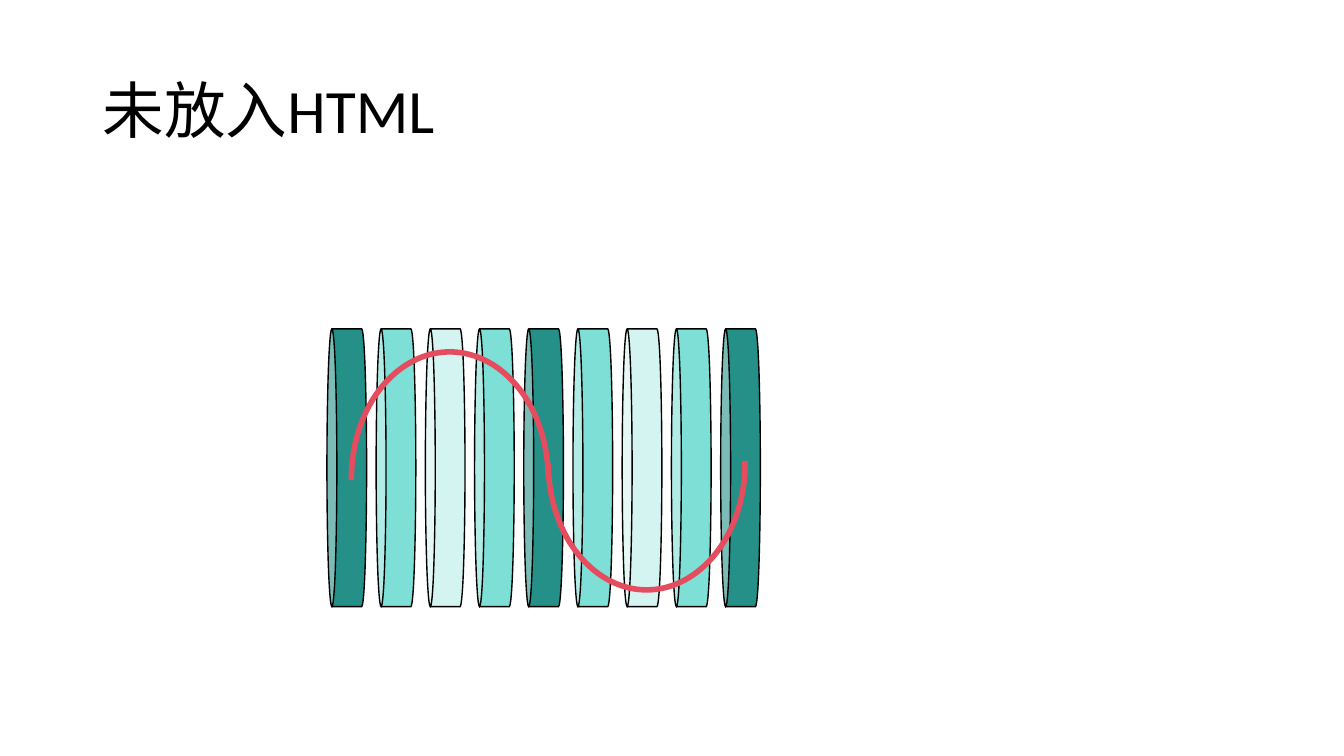
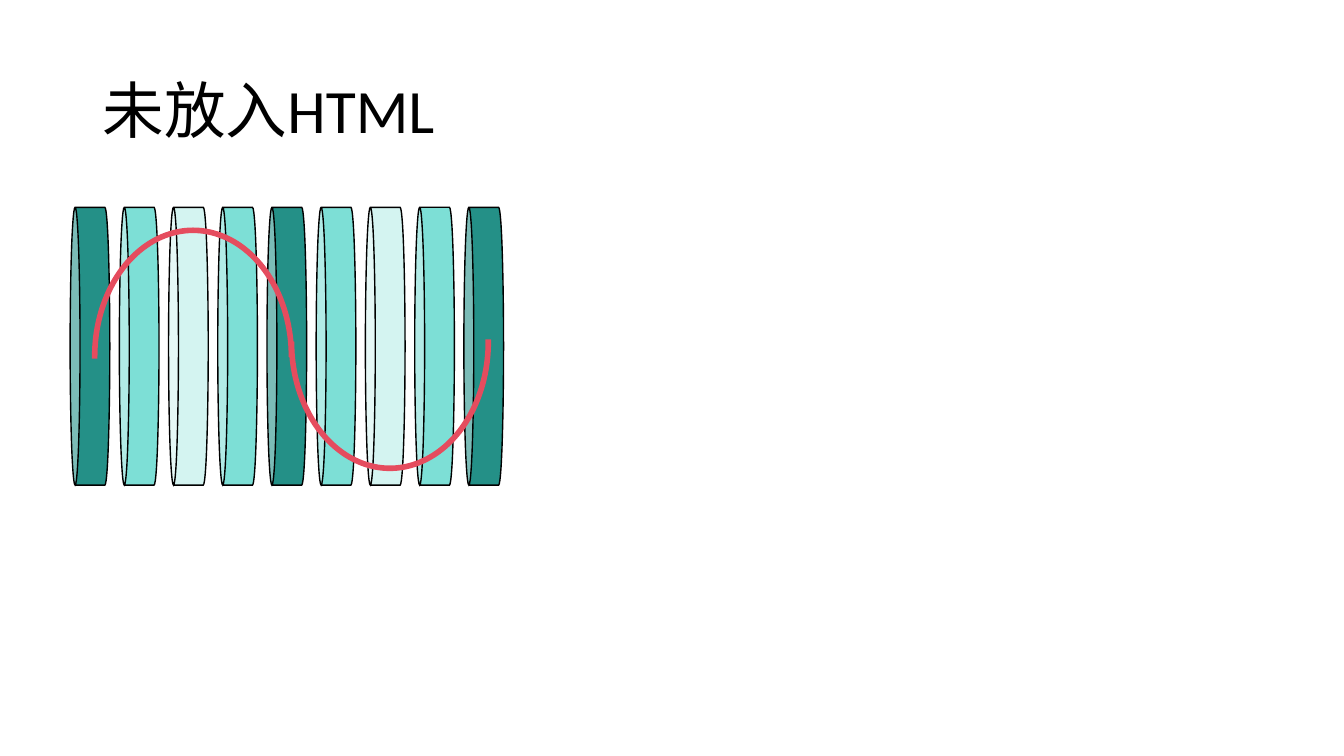
Before and after one commit to Fish-Ash/FishWisdom, a slide deck: slide 9 of PPT/optic.pptx. Drawn at 1344x756 pixels with LibreOffice and Linux fonts; fonts in the diff are those of the drawing. Boxes give left, top, right and bottom in pixels: in the first picture for what was removed or moved away, otherwise in the second. Text is boxed around its words. In the diff, an @@ line names an element or a change of style, - is before the commit and + after.

```diff
--- a/PPT/optic.pptx
+++ b/PPT/optic.pptx
@@ cylinder: place and size @@
-cylinder at box(377, 328, 416, 606)
+cylinder at box(119, 207, 159, 485)
@@ cylinder: place and size @@
-cylinder at box(623, 328, 662, 606)
+cylinder at box(365, 207, 405, 485)
@@ 7 cylinders, 2 arc (boxed as its full ellipse)s: place and size @@
-7 cylinders, 2 arc (boxed as its full ellipse)s at box(327, 328, 761, 606)
+7 cylinders, 2 arc (boxed as its full ellipse)s at box(71, 207, 504, 485)
```
Also in this commit, not shown: 1 slide added, 1 slide removed, 40 other files.
